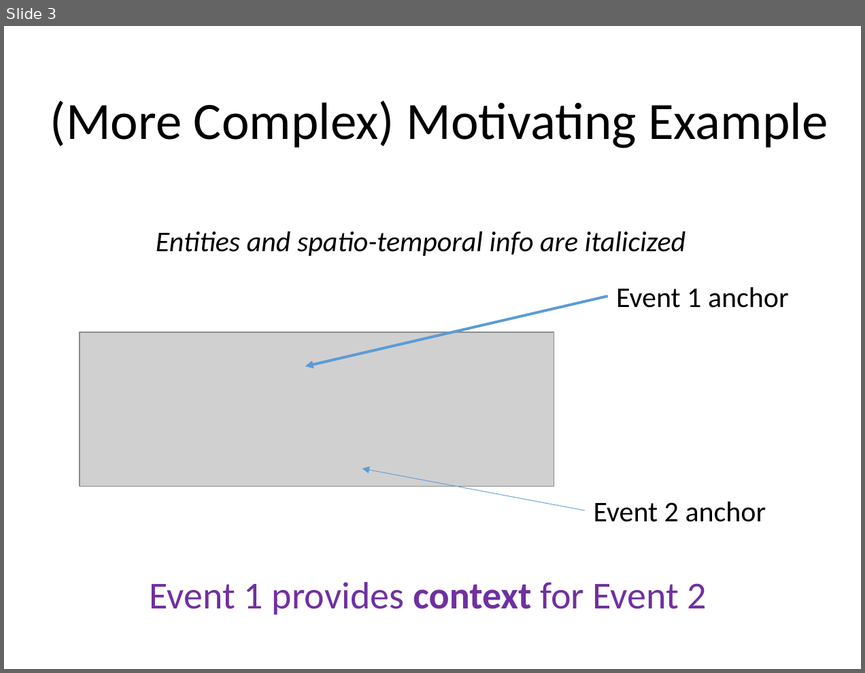
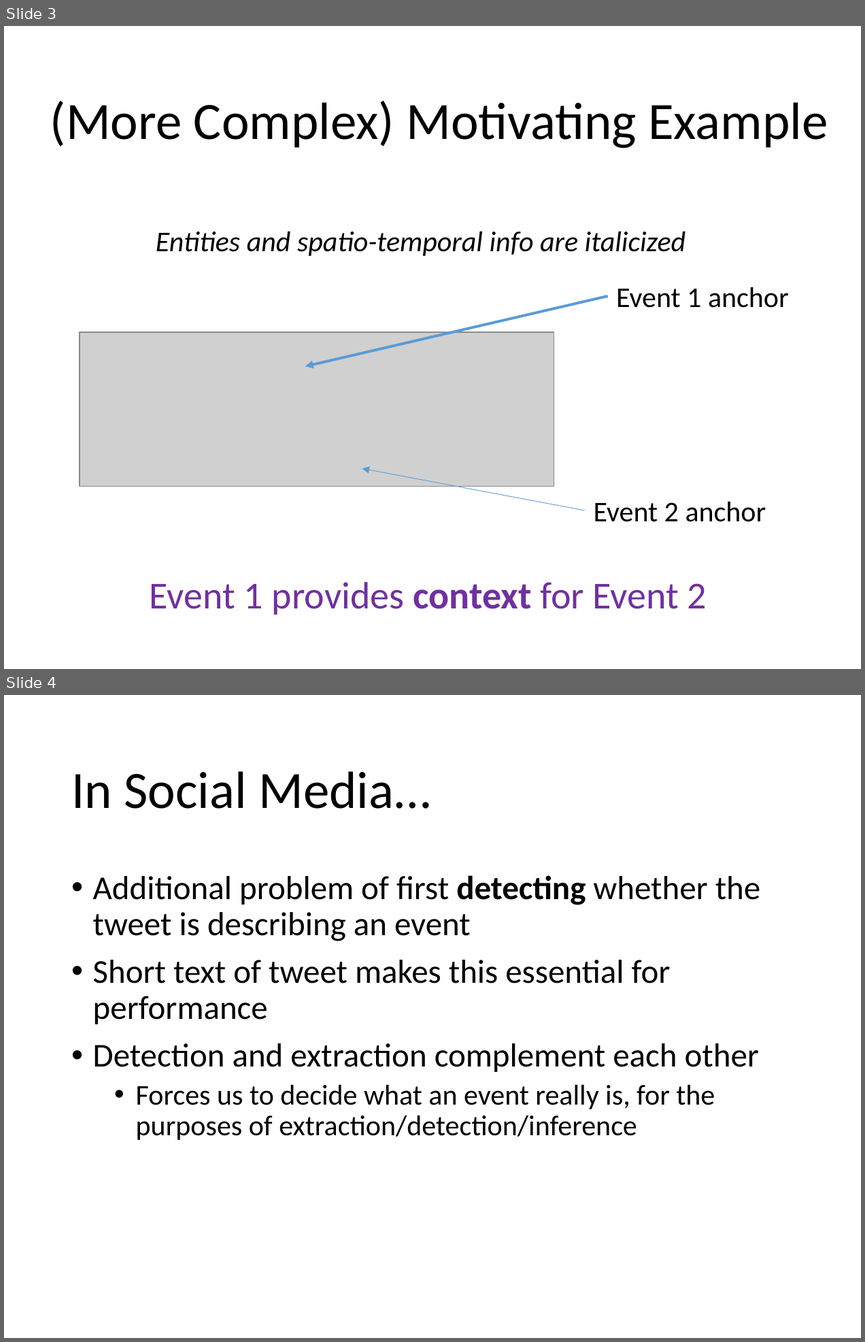
Before and after one commit to evhart/smasac-tutorial, a slide deck: slides/pptx/5-event-extraction.pptx. Shown one above the other, each under a label of ours: slide 3 before the commit, slides 3 and 4 after it. The pictures are 865x673 and 865x1342 pixels, drawn with LibreOffice and Linux fonts; fonts in the diff are those of the drawing; grey boxes stand for pictures. Boxes give left, top, right and bottom in pixels: in the first picture for what was removed or moved away, otherwise in the second. Text is boxed around its words. In the diff, an @@ line names an element or a change of style, - is before the commit and + after.

Commit message:
start cleaning event extraction slides

```diff
--- a/slides/pptx/5-event-extraction.pptx
+++ b/slides/pptx/5-event-extraction.pptx
@@ slide 4 added at [4, 695, 861, 1338], background #FFFFFF @@
@@ title added at [71, 771, 430, 809], 44 pt, text #000000 @@
+In Social Media…
@@ text added at [93, 875, 760, 1140], 28 pt, text #000000 @@
+• Additional problem of first detecting whether the tweet is describing an event
+• Short text of tweet makes this essential for performance
+• Detection and extraction complement each other
+  • Forces us to decide what an event really is, for the purposes of extraction/detection/inference
```
Also in this commit, not shown: 2 slides changed, 2 slides removed.
